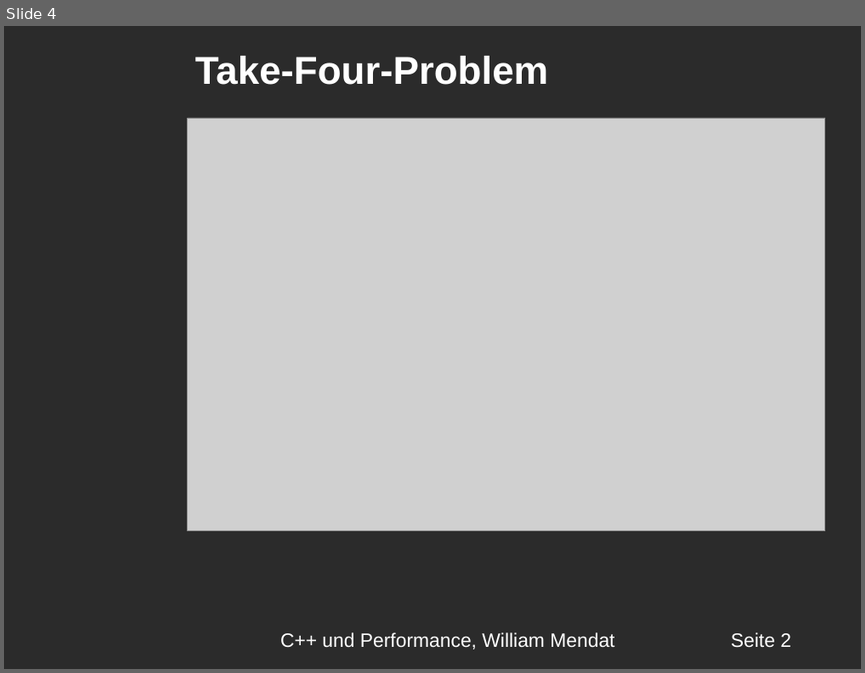
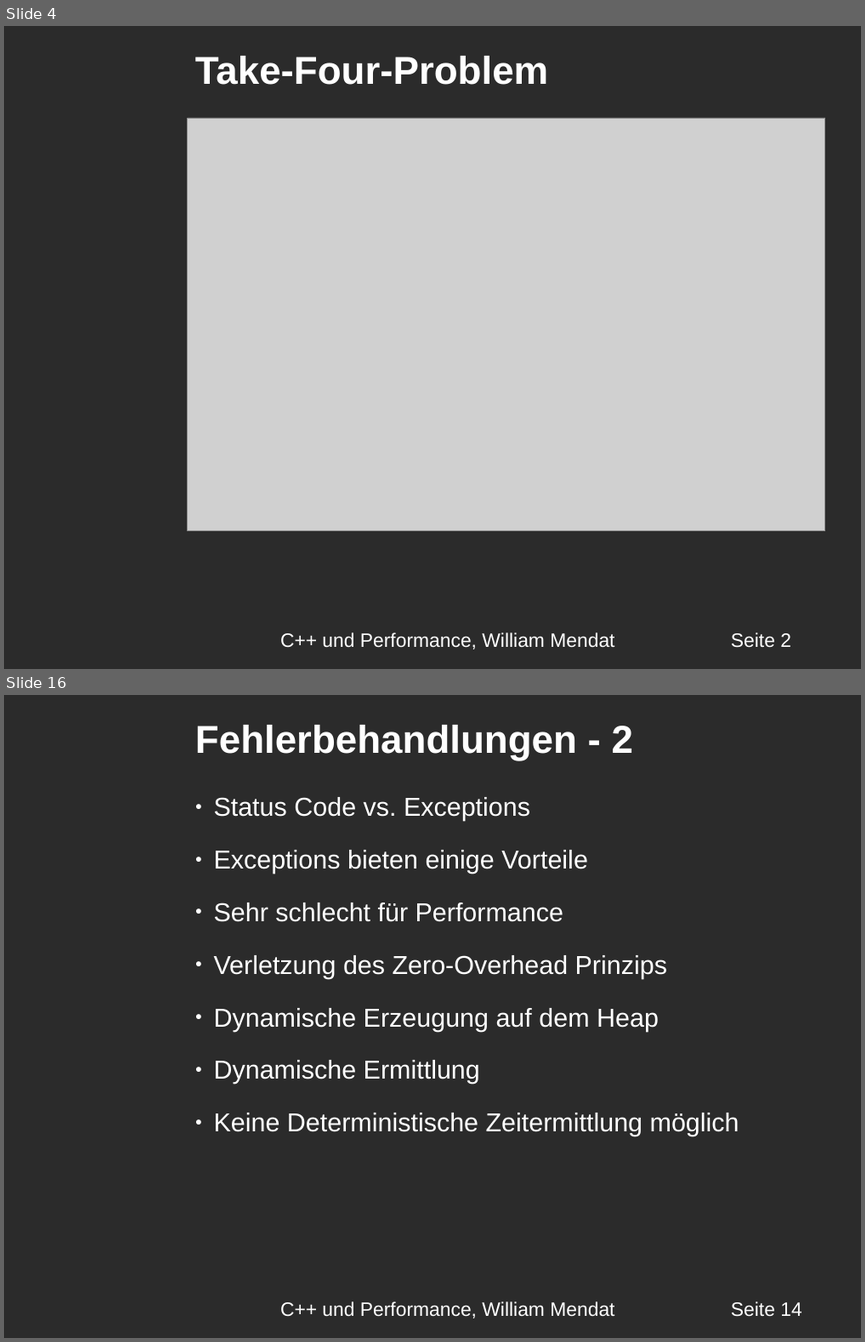
Before and after one commit to williammendat/Seminar_Neue_Technologien, a slide deck: Präsentation/Präsentation.odp. Shown one above the other, each under a label of ours: slide 4 before the commit, slides 4 and 16 after it; the slides between them are not shown. The pictures are 865x673 and 865x1342 pixels, drawn with LibreOffice and Linux fonts; fonts in the diff are those of the drawing; grey boxes stand for pictures; background and template pictures are left out; a plain dark background stands for a picture behind light text. Boxes give left, top, right and bottom in pixels: in the first picture for what was removed or moved away, otherwise in the second. Text is boxed around its words. In the diff, an @@ line names an element or a change of style, - is before the commit and + after.

```diff
--- a/Präsentation/Präsentation.odp
+++ b/Präsentation/Präsentation.odp
@@ slide 16 added at bbox=[4, 695, 861, 1338], background picture (left out) @@
@@ text added at bbox=[195, 725, 633, 760], 36 pt, text #FFFFFF, bold @@
+Fehlerbehandlungen - 2
@@ text added at bbox=[214, 797, 739, 1136], 24 pt, text #FFFFFF @@
+● Status Code vs. Exceptions
+● Exceptions bieten einige Vorteile
+● Sehr schlecht für Performance
+● Verletzung des Zero-Overhead Prinzips
+● Dynamische Erzeugung auf dem Heap
+● Dynamische Ermittlung
+● Keine Deterministische Zeitermittlung möglich
@@ text added at bbox=[280, 1301, 614, 1318], 18 pt, text #FFFFFF @@
+C++ und Performance, William Mendat
@@ text added at bbox=[731, 1301, 801, 1316], 18 pt, text #FFFFFF @@
+Seite 14
```
Also in this commit, not shown: 21 other slides added, 17 slides removed, 2 other files.
